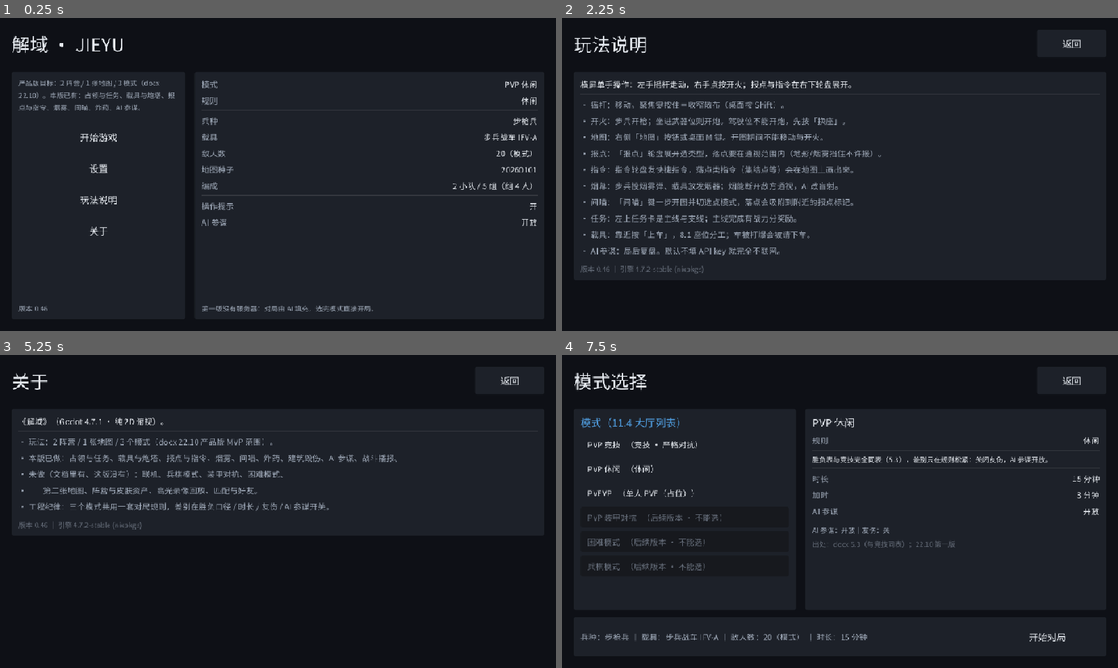
Above: before the commit, frames 1-4 (two rows, left to right).
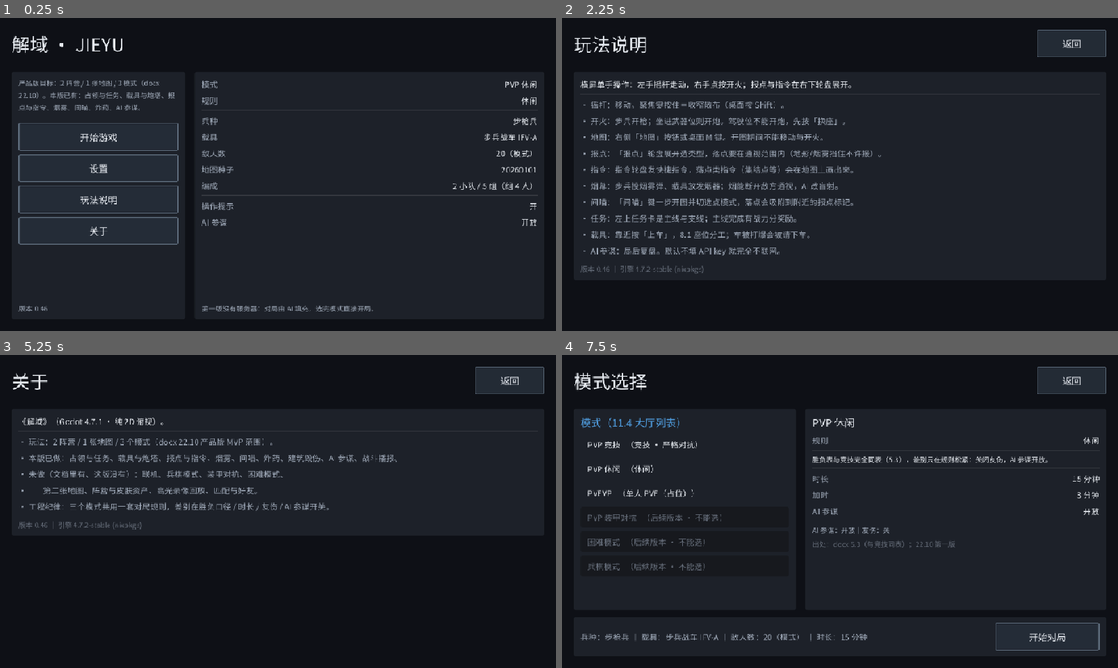
Above: after the commit, the same moments.

Repository: copperbookworm/jieyu-tactics
Game: Godot game, scene res://scenes/app/App.tscn
Two runs of this game, one before a commit and one after it. Both use one fixed random seed, a clock stepped at 60 frames per second and the inputs below.
Inputs:
- Up to frame 1 (0.25 s): no input
- Up to frame 2 (2.25 s): click "设置" at 0.5 s; click "返回" at 1.25 s; click "玩法说明" at 2 s
- Up to frame 3 (5.25 s): click "参谋" at 2.75 s; click "参谋" at 3.5 s; click "返回" at 4.25 s; click "关于" at 5 s
- Up to frame 4 (7.5 s): click "参谋" at 5.75 s; click "返回" at 6.5 s; click "开始游戏" at 7.25 s

The runs differ from the first frame. In frame 1, 1.0% of the frame differs, in the area x 3-33%, y 33-73%; in frame 2, less than 0.1%; in frame 3, less than 0.1%; in frame 4, 0.2%.

Commit message:
第九十六版（周期收尾）· 九宫格按钮接完 + MVP 就绪度清单
1) ui_button_nineslice 接进 UiKit.button()：
- 五个状态（normal/hover/pressed/disabled/focus）走 panel_texture()：有文件用 StyleBoxTexture
  （24×24、四角各 4 px 不拉伸，正是第 86 版把 88×88 设计收成 24×24 的原因），没文件退回 StyleBoxFlat
- ⚠ 两条路着色语义不同：Flat 用底色、Texture 用 modulate 去乘已有贴图 ⇒ 贴图路的 tint 是相对亮度，
  直接用 COLOR_PANEL 会把占位图乘成近黑（已写进代码注释）
- 真机复核：外壳按钮按九宫格贴图渲染（边框可见、几何不变），无 SCRIPT ERROR / 无纹理报错
- batch1 美术位盘点：10 / 18 已真正生效（摇杆底盘/摇杆球/六种标记/准星/九宫格按钮）

2) 新增 docs/MVP就绪度.md（本轮主要产出）：
- 目标四块逐条对照（状态 + 证据出处）
- 本轮周期的验收数字（单元 62/0·断言 2205、集成 317/0、四道门禁、AAB 31.8 MB + SHA256、APK 30.4 MB、代码规模）
- 自己复跑一遍的命令（两套测试 / 出两种包 / 真机脚本）
- 卡在使用者这边的六件事（隐私政策 URL 与主体、正式图标与特色图、正式美术、角色 4 张还是 1 张、设计表两条、文案与合规表单）
- 有意没做的四项（真联机 PVP、25 条帧动画、外壳主题、载具美术）—— 写清楚免得被当成漏了
- 本周期翻过车又修好的五个坑（ConfigFile 的 # 、export_filter 全量、导出假死、if/elif 替换、相机跟准星不跟人）

验收（本轮真跑）：
- 单元 62 个测试文件 / 未全绿 0、断言 2205 项
- 集成冒烟 317 / 0；外壳几何门禁 30 / 0
- 出包 30.4 MB
- 规模（LF 字节口径）：含 android/.dsh 不含 addons ⇒ 205 个 .gd / 38568 行；工程主体 ⇒ 198 个 .gd / 37551 行

目标收口结论：四块里 A 档三条、美术产线（规格+入库校验+取用层+占位）、真机试玩验收均已完成并有证据；
发布收口只剩「隐私政策托管 URL 与主体信息」—— 必须由使用者提供（Play 硬门槛，工程侧无法代填）。

文档同步：本项目开发进度.txt 新增抬头；docs/MVP就绪度.md 新建；docx（.bak132）20.2 +1 段（㉓）、20.5 +1 段；段 1595 → 1597

Diff:
--- a/ui/UiKit.gd
+++ b/ui/UiKit.gd
@@ -10,6 +10,9 @@
 ## 不依赖父节点的主题被谁悄悄换掉（同 ui/AiAdvisorPanel.gd 的理由）。
 ##
 ## 刻意不写 class_name：引用方 preload。
+
+## 美术优先：按钮底走 ui_button_nineslice（没文件就退回程序绘制的 StyleBoxFlat）
+const ArtAssetsScript := preload("res://systems/art/ArtAssets.gd")
 
 const UI_FONT_PATH := "res://assets/fonts/JieyuCJK-Subset.otf"
 
@@ -122,6 +125,24 @@
 	return h
 
 
+## 九宫格按钮底（美术 ui_button_nineslice：24×24、四角各 4 px 不拉伸）。
+## 有文件就用 StyleBoxTexture，没有就退回 StyleBoxFlat —— 与 ArtAssets 的「文件优先」同一套语义。
+## ⚠ 两条路的**着色语义不同**：Flat 用 bg 当底色，Texture 用 modulate 去**乘**已有贴图，
+## 所以贴图路的 tint 是「相对亮度」而不是绝对颜色（直接用 COLOR_PANEL 会把占位图乘成近黑）。
+static func panel_texture(tint: Color, fallback_bg: Color) -> StyleBox:
+	var tex := ArtAssetsScript.texture("ui_button_nineslice")
+	if tex == null:
+		return panel_style(fallback_bg)
+	var sb := StyleBoxTexture.new()
+	sb.texture = tex
+	sb.texture_margin_left = 4.0
+	sb.texture_margin_right = 4.0
+	sb.texture_margin_top = 4.0
+	sb.texture_margin_bottom = 4.0
+	sb.modulate_color = tint
+	return sb
+
+
 static func button(text: String, size: Vector2 = BUTTON_SIZE) -> Button:
 	var b := Button.new()
 	b.text = text
@@ -129,13 +150,17 @@
 	b.add_theme_font_size_override("font_size", 16)
 	for state in ["normal", "hover", "pressed", "disabled", "focus"]:
 		var bg := COLOR_PANEL
+		var tint := Color(1.0, 1.0, 1.0)
 		if state == "hover":
 			bg = COLOR_PANEL_HI
+			tint = Color(1.35, 1.35, 1.35)
 		elif state == "pressed":
 			bg = COLOR_ACCENT.darkened(0.35)
+			tint = Color(0.70, 0.70, 0.70)
 		elif state == "disabled":
 			bg = Color(0.090, 0.100, 0.120, 1.0)
-		b.add_theme_stylebox_override(state, panel_style(bg))
+			tint = Color(0.45, 0.45, 0.45)
+		b.add_theme_stylebox_override(state, panel_texture(tint, bg))
 	b.add_theme_color_override("font_color", COLOR_TEXT)
 	b.add_theme_color_override("font_hover_color", Color.WHITE)
 	b.add_theme_color_override("font_disabled_color", COLOR_LOCKED)
Binary file added: shots/真机_20261007-1850_外壳按钮走九宫格.png
Not shown, added: shots/真机_20261007-1850_外壳按钮走九宫格.png.import
Not shown, changed: 本项目开发进度.txt
Not shown, added: docs/MVP就绪度.md
